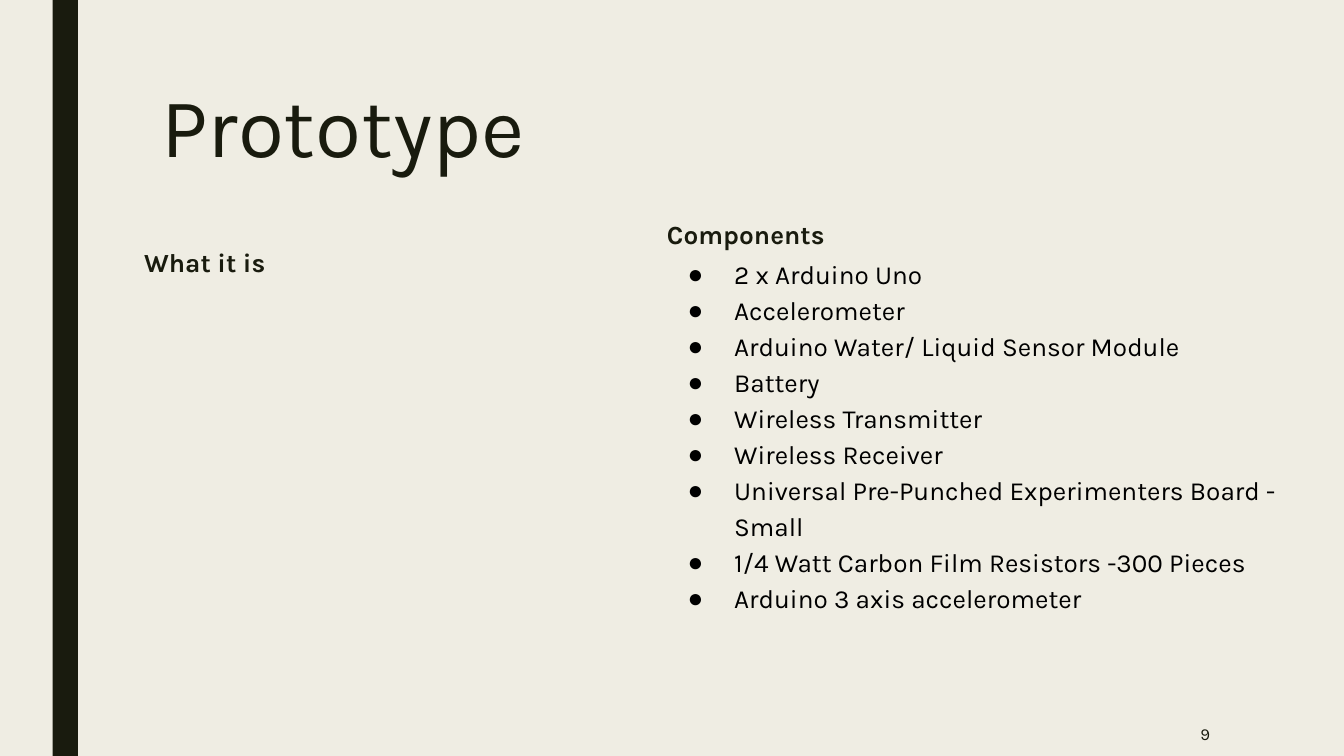
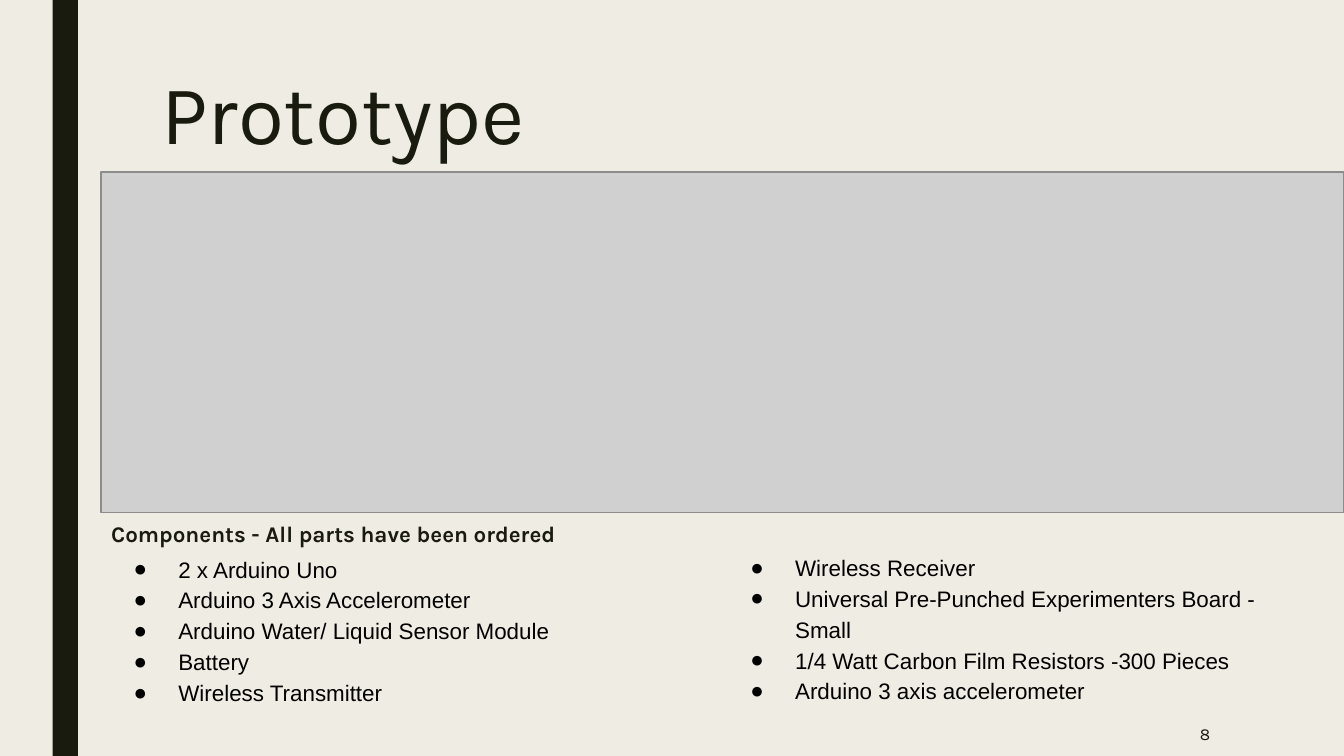
Before and after one commit to woojin444/EAssetTracking, a slide deck: slide 8 of GoogleDrive/Audits/Audit 2/Audit 2.pptx (slide 9 before the commit). Drawn at 1344x756 pixels with LibreOffice and Linux fonts; fonts in the diff are those of the drawing; grey boxes stand for pictures. Boxes give left, top, right and bottom in pixels: in the first picture for what was removed or moved away, otherwise in the second. Text is boxed around its words. In the diff, an @@ line names an element or a change of style, - is before the commit and + after.

```diff
--- a/GoogleDrive/Audits/Audit 2/Audit 2.pptx
+++ b/GoogleDrive/Audits/Audit 2/Audit 2.pptx
@@ title "Prototype": place and size @@
-title "Prototype" at (161, 104, 524, 177)
+title "Prototype" at (161, 91, 524, 164)
@@ picture added at (101, 172, 1344, 512) @@
@@ text at (667, 226, 1180, 429): paragraphs removed @@
-Components
-● 2 x Arduino Uno
-● Accelerometer
-● Arduino Water/ Liquid Sensor Module
-● Battery
-● Wireless Transmitter
@@ text removed at (144, 253, 265, 273) @@
-What it is
@@ text added at (111, 526, 555, 702), 12 pt, text #000000 @@
+Components - All parts have been ordered
+● 2 x Arduino Uno
+● Arduino 3 Axis Accelerometer
+● Arduino Water/ Liquid Sensor Module
+● Battery
+● Wireless Transmitter
@@ text "Wireless Receiver": place and size @@
-text "Wireless Receiver" at (667, 226, 1260, 609)
+text "Wireless Receiver" at (795, 559, 1242, 700)
@@ text "Wireless Receiver" at (795, 559, 1242, 700): size 14 to 12 pt, font Karla to Arial; indent changed @@
@@ page number at (1200, 729, 1210, 740): text changed @@
-9
+8
```
Also in this commit, not shown: 8 other slides changed, 1 slide removed, 43 other files.
